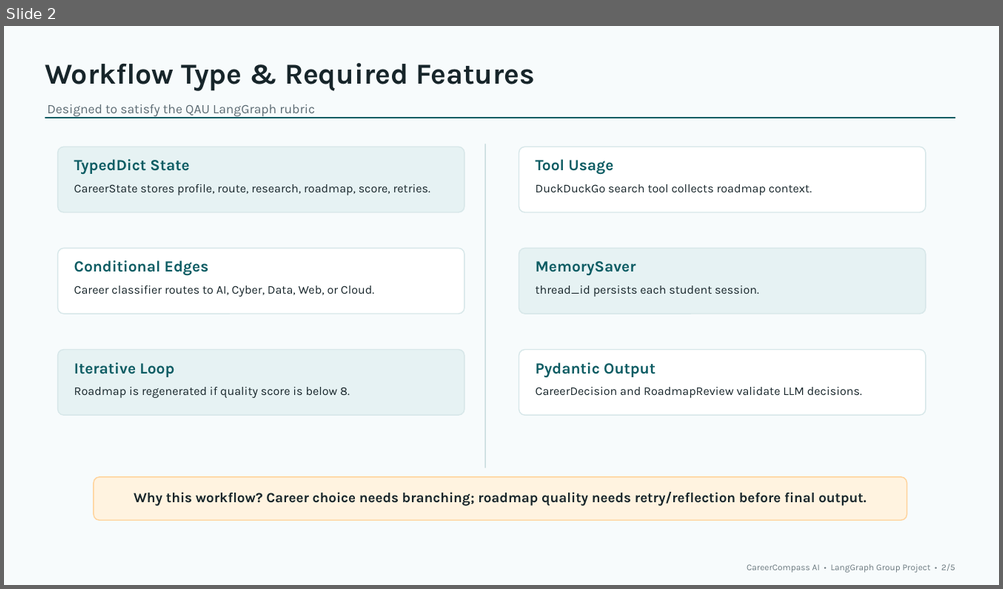
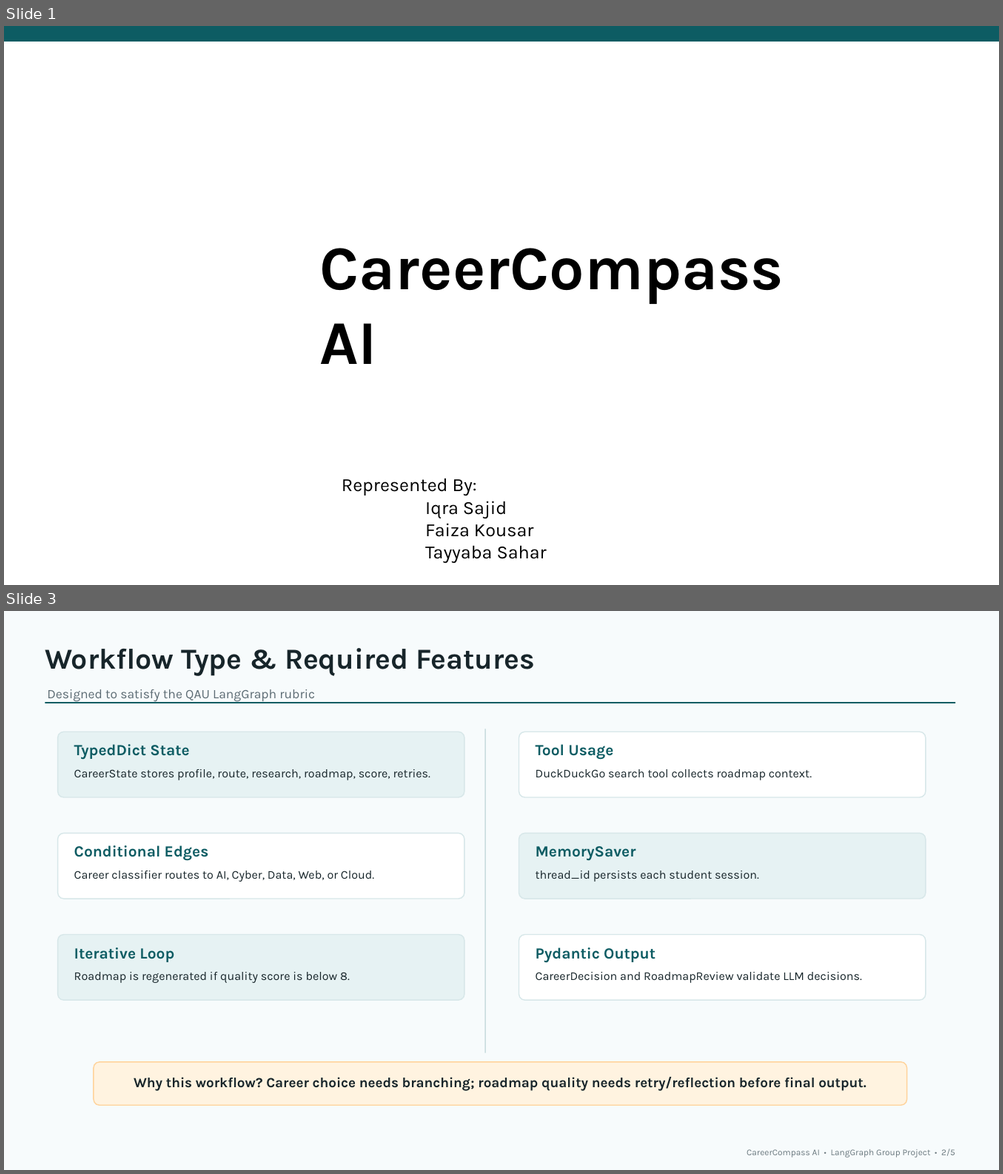
Before and after one commit to faiza-kousar/AI-Career-Advisor-Agent, a slide deck: slides/presentation.pptx. Shown one above the other, each under a label of ours: slide 2 before the commit, slides 1 and 3 after it; the slides between them are not shown. The pictures are 1003x589 and 1003x1174 pixels, drawn with LibreOffice and Linux fonts; fonts in the diff are those of the drawing. Boxes give left, top, right and bottom in pixels: in the first picture for what was removed or moved away, otherwise in the second. Text is boxed around its words. In the diff, an @@ line names an element or a change of style, - is before the commit and + after.

```diff
--- a/slides/presentation.pptx
+++ b/slides/presentation.pptx
@@ slide 1 added at box(4, 26, 999, 585), background #FFFFFF @@
@@ rectangle added at box(4, 26, 999, 41), fill #0D5C63, outline #0D5C63 1 pt @@
@@ text added at box(319, 248, 783, 364), 60 pt, text #000000, bold @@
+CareerCompass AI
@@ text added at box(341, 478, 546, 563), 18 pt, text #000000 @@
+Represented By:
+Iqra Sajid
+Faiza Kousar
+Tayyaba Sahar
@@ what was slide 2 is now slide 3 @@
```
Also in this commit, not shown: 3 slides changed.
